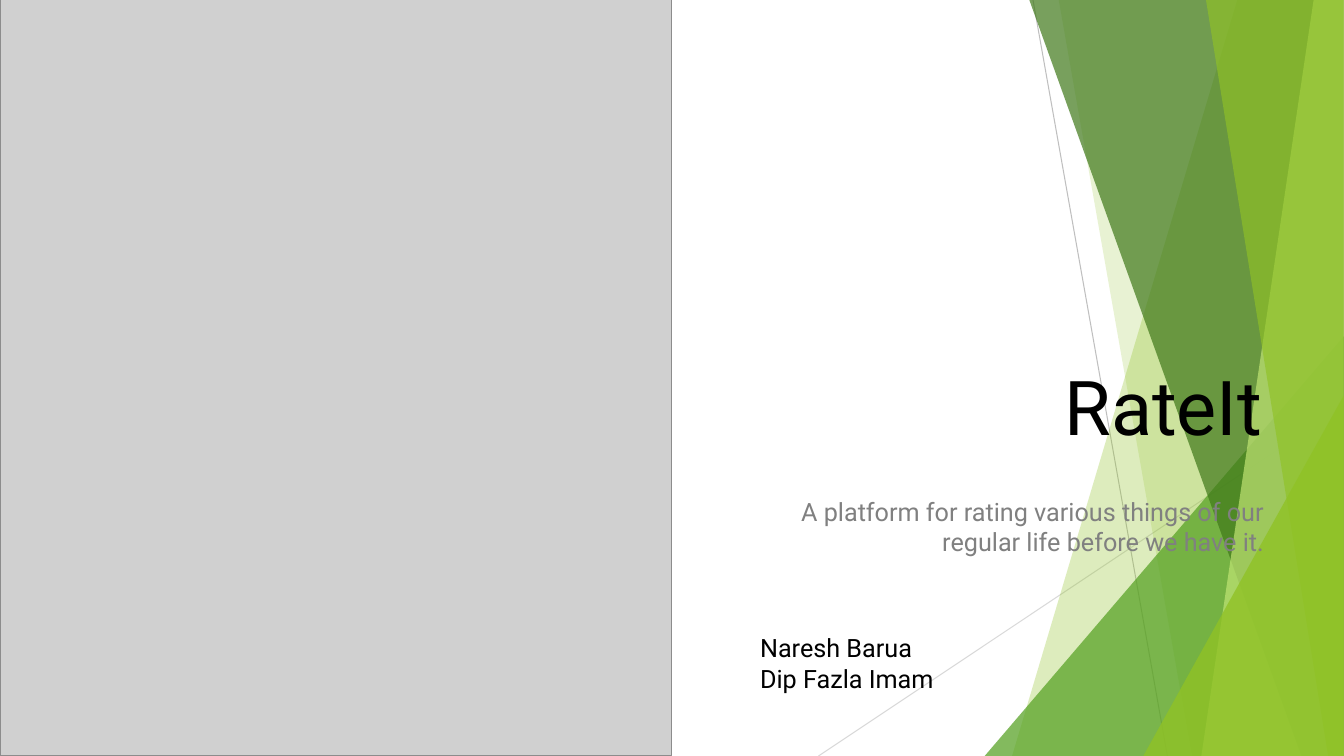
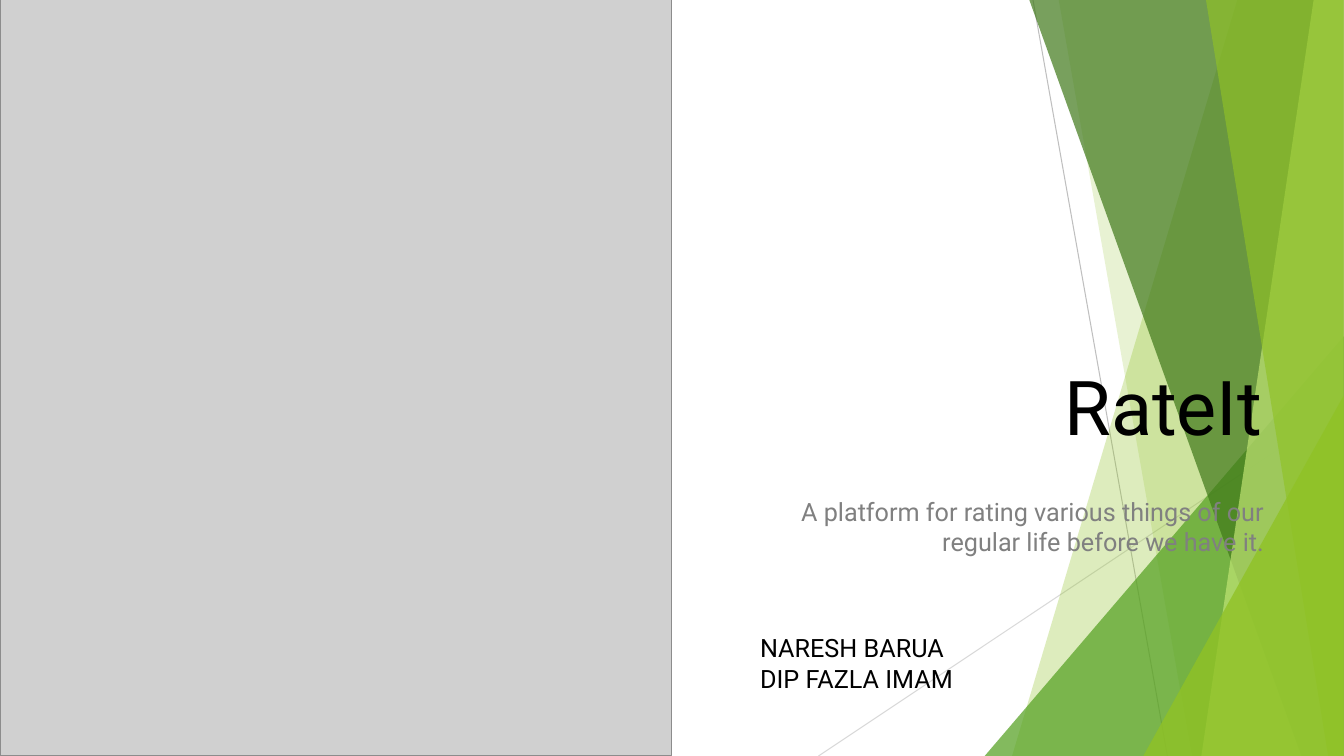
Before and after one commit to Naresh-Barua/Software-Engeneering-Project-, a slide deck: slide 1 of RateIt.pptx. Drawn at 1344x756 pixels with LibreOffice and Linux fonts; fonts in the diff are those of the drawing; grey boxes stand for pictures. Boxes give left, top, right and bottom in pixels: in the first picture for what was removed or moved away, otherwise in the second. Text is boxed around its words. In the diff, an @@ line names an element or a change of style, - is before the commit and + after.

Commit message:
RateIt Project

```diff
--- a/RateIt.pptx
+++ b/RateIt.pptx
@@ text at [760, 639, 952, 688]: text changed @@
-Naresh Barua
-Dip Fazla Imam
+NARESH BARUA
+DIP FAZLA IMAM
```
Also in this commit, not shown: 5 other slides changed, 2 slides added.
